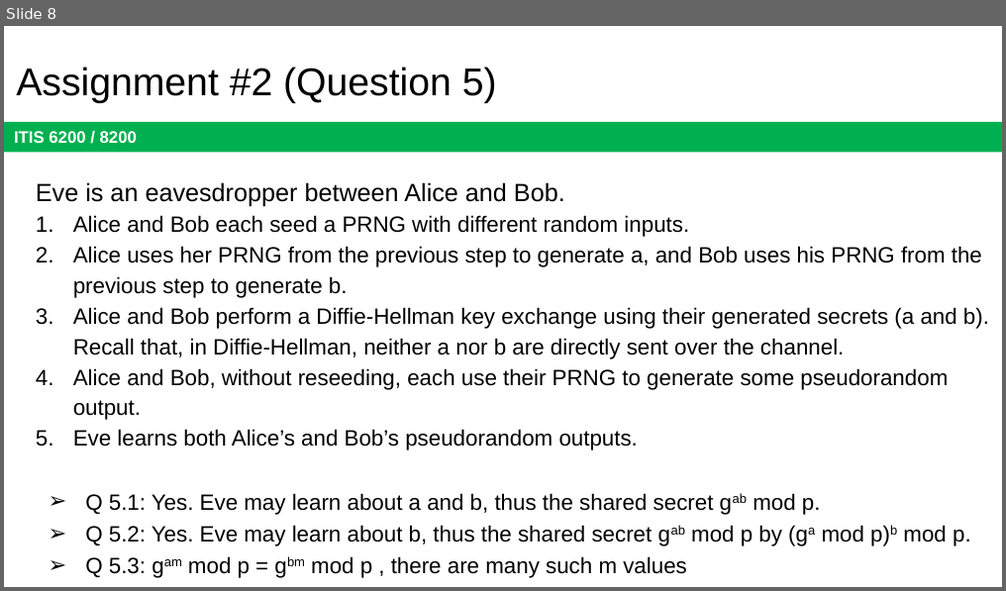
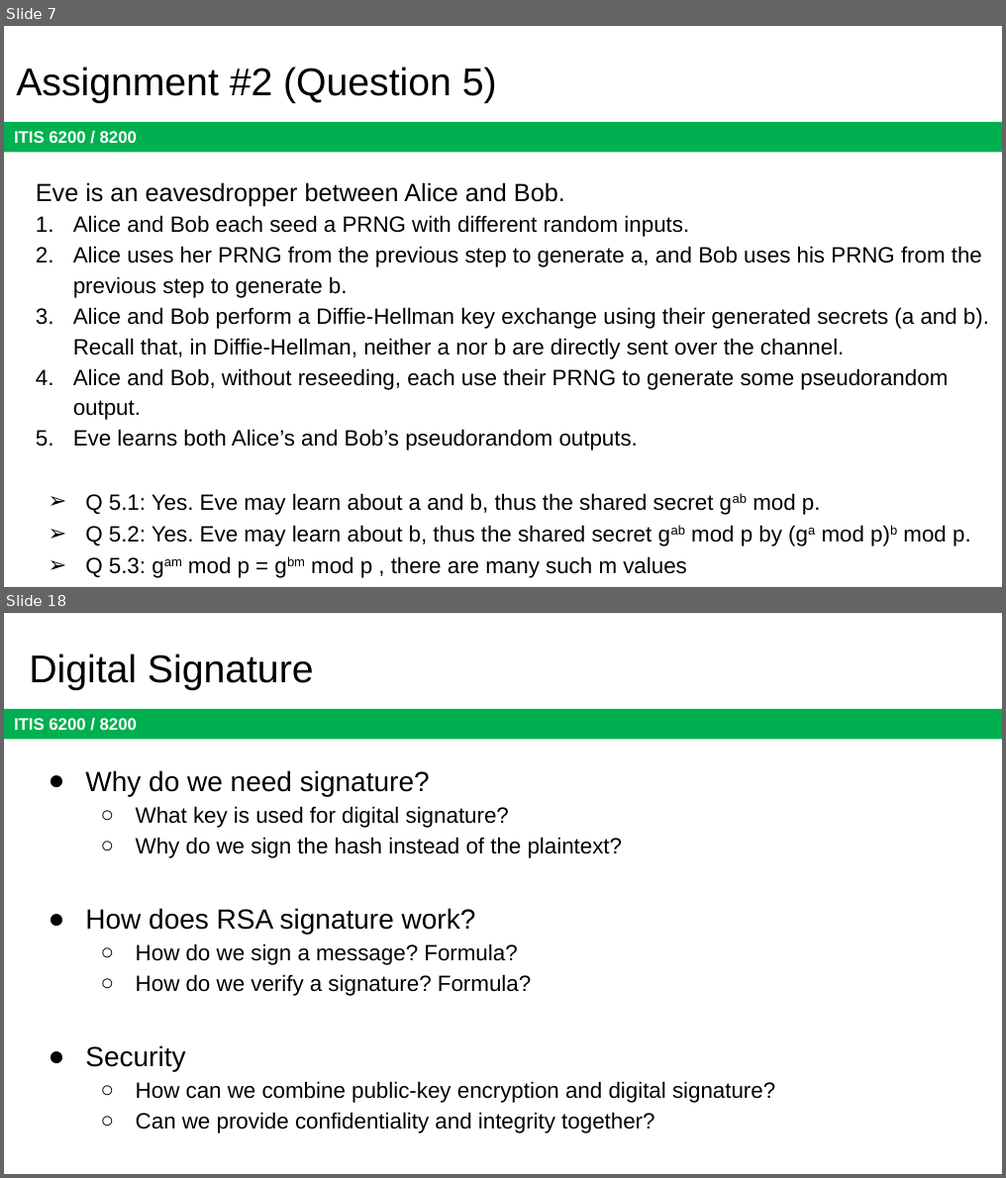
Before and after one commit to jx5c/github.io, a slide deck: teaching/ITIS6200/2023fa/lectures/Midterm.review.pptx. Shown one above the other, each under a label of ours: slide 8 before the commit, slides 7 and 18 after it; the slides between them are not shown. The pictures are 1006x591 and 1006x1178 pixels, drawn with LibreOffice and Linux fonts; fonts in the diff are those of the drawing. Boxes give left, top, right and bottom in pixels: in the first picture for what was removed or moved away, otherwise in the second. Text is boxed around its words. In the diff, an @@ line names an element or a change of style, - is before the commit and + after.

```diff
--- a/teaching/ITIS6200/2023fa/lectures/Midterm.review.pptx
+++ b/teaching/ITIS6200/2023fa/lectures/Midterm.review.pptx
@@ slide 18 added at box(4, 613, 1002, 1174), background #FFFFFF; not listed: 1 template element that a slide beside it also shows @@
@@ title added at box(29, 654, 314, 690), 28 pt, text #000000 @@
+Digital Signature
@@ text added at box(85, 770, 775, 1134), 16 pt, text #000000 @@
+● Why do we need signature?
+  ○ What key is used for digital signature?
+  ○ Why do we sign the hash instead of the plaintext?
+● How does RSA signature work?
+  ○ How do we sign a message? Formula?
+  ○ How do we verify a signature? Formula?
+● Security
+  ○ How can we combine public-key encryption and digital signature?
+  ○ Can we provide confidentiality and integrity together?
@@ what was slide 8 is now slide 7 @@
```
Also in this commit, not shown: 1 slide changed, 11 other slides added, 3 slides removed, 2 other files.
